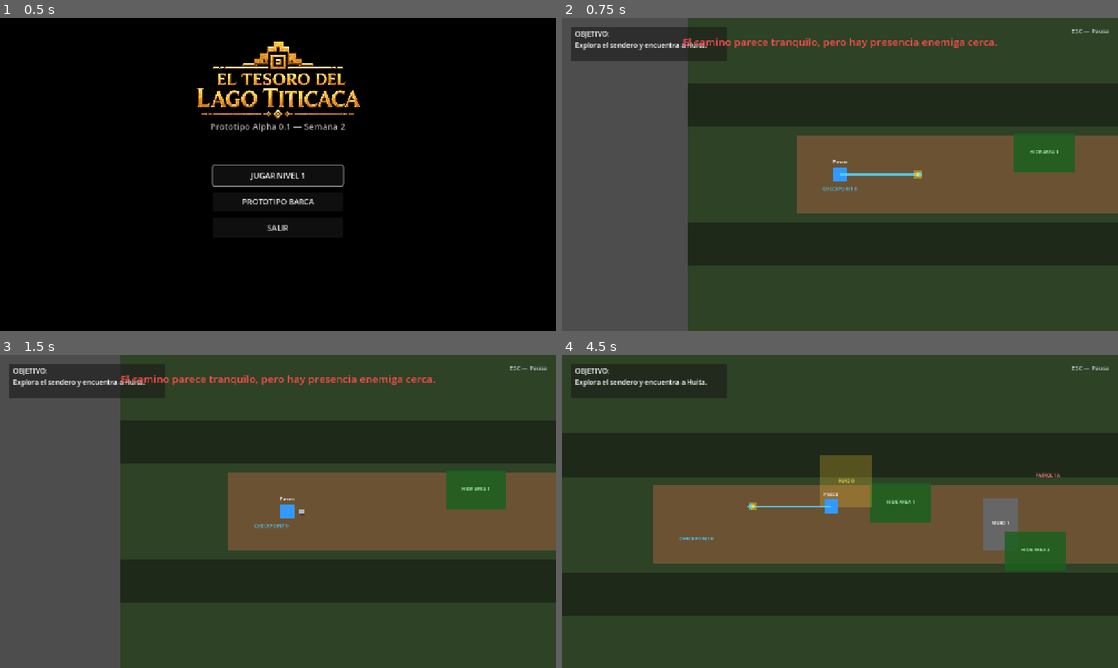
Above: before the commit, frames 1-4 (two rows, left to right).
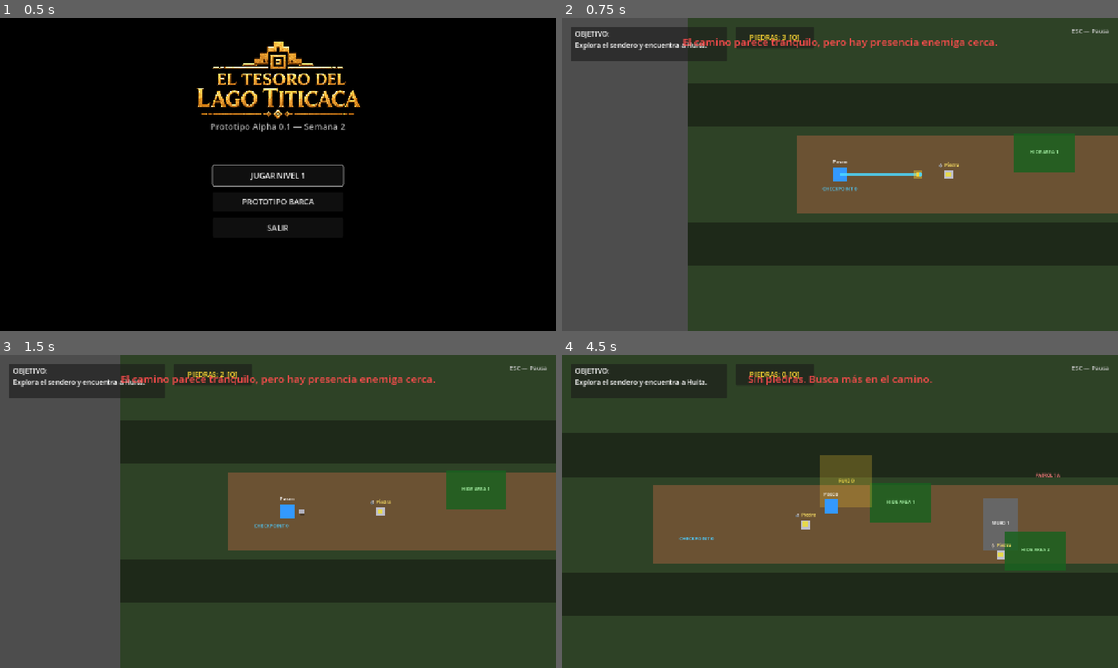
Above: after the commit, the same moments.

Repository: JHAMILCALI/El-tesoro-del-lago-titicaca-Game
Game: Godot game, scene res://scenes/main/MainMenu.tscn
Two runs of this game, one before a commit and one after it. Both use one fixed random seed, a clock stepped at 60 frames per second and the inputs below. Video files are missing from this copy of the repository; at most half a second of black plays in their place. Sound files missing from this copy of the repository are replaced by a short silence.
Inputs:
- Up to frame 1 (0.5 s): no input
- Up to frame 2 (0.75 s): click "JUGAR NIVEL 1" at 0.5 s
- Up to frame 3 (1.5 s): tap Enter (ui_accept) at 1.25 s; hold D (move_right) from 1.28 s (still down); hold Q (throw_stone) from 1.28 s (still down)
- Up to frame 4 (4.5 s): tap Enter (ui_accept) at 1.52, 2.27, 3.77 s; release D (move_right) at 2.03 s; release Q (throw_stone) at 2.03 s; hold S (move_down) 2.03-2.78 s; tap E (interact) at 2.1 s; tap Q (throw_stone) at 2.3, 3.05, 3.6 s; hold D (move_right) 2.78-3.53 s; hold Shift (run) 2.78-3.53 s; hold W (move_up) 3.53-4.28 s; hold A (move_left) from 4.28 s (still down); hold Q (throw_stone) from 4.28 s (still down)

Frame 1 is identical in both runs. In frame 2, 0.2% of the frame differs, in the area x 32-72%, y 5-52%; in frame 3, 0.2%; in frame 4, 0.7%, in the area x 33-81%, y 5-66%.

Commit message:
feat: implement pickable stones system, player stone inventory, and HUD updates

Diff:
--- a/scenes/levels/Level01_Convoy.tscn
+++ b/scenes/levels/Level01_Convoy.tscn
@@ -7,6 +7,7 @@
 [ext_resource type="PackedScene" path="res://scenes/ui/HUD.tscn" id="5_hud"]
 [ext_resource type="PackedScene" path="res://scenes/ui/DialogueBox.tscn" id="6_dialogue"]
 [ext_resource type="PackedScene" path="res://scenes/levels/HouseInterior.tscn" id="7_house"]
+[ext_resource type="PackedScene" path="res://scenes/objects/PickableStone.tscn" id="8_stone_pickup"]
 
 [sub_resource type="RectangleShape2D" id="RectangleShape2D_wall_horizontal"]
 size = Vector2(4200, 100)
@@ -461,6 +462,23 @@
 point_a = Vector2(1500, 360)
 point_b = Vector2(2400, 360)
 
+[node name="PickableStones" type="Node2D" parent="."]
+
+[node name="PickableStone1" parent="PickableStones" instance=ExtResource("8_stone_pickup")]
+position = Vector2(400, 360)
+
+[node name="PickableStone2" parent="PickableStones" instance=ExtResource("8_stone_pickup")]
+position = Vector2(850, 430)
+
+[node name="PickableStone3" parent="PickableStones" instance=ExtResource("8_stone_pickup")]
+position = Vector2(1700, 310)
+
+[node name="PickableStone4" parent="PickableStones" instance=ExtResource("8_stone_pickup")]
+position = Vector2(2300, 430)
+
+[node name="PickableStone5" parent="PickableStones" instance=ExtResource("8_stone_pickup")]
+position = Vector2(2900, 360)
+
 [node name="HUD" parent="." instance=ExtResource("5_hud")]
 
 [node name="DialogueBox" parent="." instance=ExtResource("6_dialogue")]
--- /dev/null
+++ b/scenes/objects/PickableStone.tscn
@@ -0,0 +1,36 @@
+[gd_scene load_steps=3 format=3]
+
+[ext_resource type="Script" path="res://scripts/pickable_stone.gd" id="1_pickable"]
+
+[sub_resource type="CircleShape2D" id="CircleShape2D_stone_pickup"]
+radius = 28.0
+
+[node name="PickableStone" type="Area2D"]
+script = ExtResource("1_pickable")
+
+[node name="CollisionShape2D" type="CollisionShape2D" parent="."]
+shape = SubResource("CircleShape2D_stone_pickup")
+
+[node name="VisualRect" type="ColorRect" parent="."]
+offset_left = -10.0
+offset_top = -10.0
+offset_right = 10.0
+offset_bottom = 10.0
+color = Color(0.75, 0.75, 0.8, 1)
+
+[node name="VisualBorder" type="ColorRect" parent="."]
+offset_left = -6.0
+offset_top = -6.0
+offset_right = 6.0
+offset_bottom = 6.0
+color = Color(0.9, 0.85, 0.3, 1)
+
+[node name="Label" type="Label" parent="."]
+offset_left = -40.0
+offset_top = -30.0
+offset_right = 40.0
+offset_bottom = -12.0
+theme_override_colors/font_color = Color(1, 0.9, 0.4, 1)
+theme_override_font_sizes/font_size = 11
+text = "🪨 Piedra"
+horizontal_alignment = 1
--- a/scenes/ui/HUD.tscn
+++ b/scenes/ui/HUD.tscn
@@ -28,9 +28,29 @@
 offset_bottom = 95.0
 theme_override_colors/font_color = Color(1, 1, 1, 1)
 theme_override_font_sizes/font_size = 16
-text = "Objetivo:
+text = "OBJETIVO:
 Avanza con cuidado por el camino."
 autowrap_mode = 2
+
+[node name="StoneCountPanel" type="Panel" parent="Control"]
+layout_mode = 0
+offset_left = 400.0
+offset_top = 20.0
+offset_right = 580.0
+offset_bottom = 70.0
+
+[node name="StoneCountLabel" type="Label" parent="Control/StoneCountPanel"]
+layout_mode = 1
+anchors_preset = 15
+anchor_right = 1.0
+anchor_bottom = 1.0
+grow_horizontal = 2
+grow_vertical = 2
+theme_override_colors/font_color = Color(1, 0.85, 0.2, 1)
+theme_override_font_sizes/font_size = 16
+text = "PIEDRAS: 3  [Q]"
+horizontal_alignment = 1
+vertical_alignment = 1
 
 [node name="DetectionContainer" type="VBoxContainer" parent="Control"]
 visible = false
--- a/scripts/hud.gd
+++ b/scripts/hud.gd
@@ -12,6 +12,7 @@
 @onready var menu_button: Button = $Control/AlphaCompletePanel/VBoxContainer/MenuButton
 @onready var detection_container: Control = $Control/DetectionContainer
 @onready var detection_bar_label: Label = $Control/DetectionContainer/DetectionBarLabel
+@onready var stone_count_label: Label = $Control/StoneCountPanel/StoneCountLabel
 
 func _ready() -> void:
 	add_to_group("hud")
@@ -32,6 +33,10 @@
 func update_objective(text: String) -> void:
 	if objective_label:
 		objective_label.text = "OBJETIVO:\n" + text
+
+func update_stone_count(count: int) -> void:
+	if stone_count_label:
+		stone_count_label.text = "PIEDRAS: " + str(count) + "  [Q]"
 
 func update_detection_progress(ratio: float) -> void:
 	if not detection_container or not detection_bar_label:
--- a/scripts/pasco.gd
+++ b/scripts/pasco.gd
@@ -1,15 +1,20 @@
 extends CharacterBody2D
 class_name Pasco
+
+signal stone_count_changed(new_count: int)
 
 @export var walk_speed: float = 180.0
 @export var run_speed: float = 280.0
 @export var stone_travel_distance: float = 180.0
+@export var initial_stones: int = 3
+@export var max_stones: int = 10
 
 var can_move: bool = true
 var is_hidden: bool = false
 var hide_area_count: int = 0
 var last_direction: Vector2 = Vector2.RIGHT
 var can_throw_stone: bool = true
+var stone_count: int = 3
 
 var stone_scene: PackedScene = preload("res://scenes/objects/Stone.tscn")
 
@@ -18,7 +23,9 @@
 
 func _ready() -> void:
 	add_to_group("player")
+	stone_count = initial_stones
 	_ensure_input_actions()
+	call_deferred("_sync_hud_stones")
 
 func _process(_delta: float) -> void:
 	_update_aim_indicator()
@@ -41,15 +48,22 @@
 	move_and_slide()
 
 func _unhandled_input(event: InputEvent) -> void:
-	if event.is_action_pressed("throw_stone") and can_throw_stone and can_move:
+	if event.is_action_pressed("throw_stone") and can_move:
 		get_viewport().set_input_as_handled()
-		_throw_stone()
+		if stone_count <= 0:
+			var hud = get_tree().get_first_node_in_group("hud")
+			if hud and hud.has_method("show_temporary_notification"):
+				hud.show_temporary_notification("Sin piedras. Busca más en el camino.", 2.0)
+			return
+
+		if can_throw_stone:
+			_throw_stone()
 
 func _update_aim_indicator() -> void:
 	if not aim_line or not aim_target:
 		return
 
-	var is_aim_visible = can_throw_stone and can_move
+	var is_aim_visible = can_throw_stone and can_move and stone_count > 0
 	aim_line.visible = is_aim_visible
 	aim_target.visible = is_aim_visible
 
@@ -67,10 +81,13 @@
 	aim_target.rotation = last_direction.angle()
 
 func _throw_stone() -> void:
-	if not stone_scene:
+	if not stone_scene or stone_count <= 0:
 		return
 
 	can_throw_stone = false
+	stone_count -= 1
+	_sync_hud_stones()
+
 	var stone = stone_scene.instantiate()
 	stone.global_position = global_position
 	stone.setup(last_direction)
@@ -79,6 +96,16 @@
 	get_tree().create_timer(0.8).timeout.connect(func():
 		can_throw_stone = true
 	)
+
+func add_stones(amount: int) -> void:
+	stone_count = clampi(stone_count + amount, 0, max_stones)
+	_sync_hud_stones()
+
+func _sync_hud_stones() -> void:
+	stone_count_changed.emit(stone_count)
+	var hud = get_tree().get_first_node_in_group("hud")
+	if hud and hud.has_method("update_stone_count"):
+		hud.update_stone_count(stone_count)
 
 func set_movement_enabled(enabled: bool) -> void:
 	can_move = enabled
--- /dev/null
+++ b/scripts/pickable_stone.gd
@@ -0,0 +1,26 @@
+extends Area2D
+class_name PickableStone
+
+@export var amount: int = 1
+
+@onready var visual_rect: ColorRect = $VisualRect
+@onready var label: Label = $Label
+
+var is_collected: bool = false
+
+func _ready() -> void:
+	body_entered.connect(_on_body_entered)
+
+func _on_body_entered(body: Node2D) -> void:
+	if is_collected:
+		return
+
+	if body is Pasco or (body.has_method("add_stones")):
+		is_collected = true
+		body.add_stones(amount)
+
+		var hud = get_tree().get_first_node_in_group("hud")
+		if hud and hud.has_method("show_temporary_notification"):
+			hud.show_temporary_notification("+" + str(amount) + " Piedra recolectada", 1.8)
+
+		queue_free()
